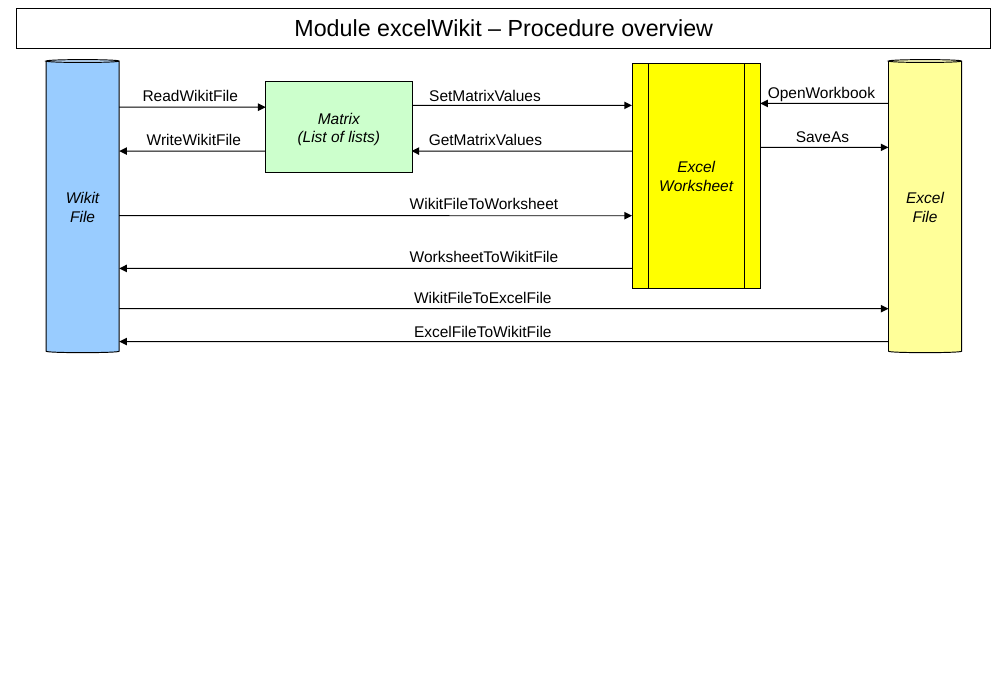
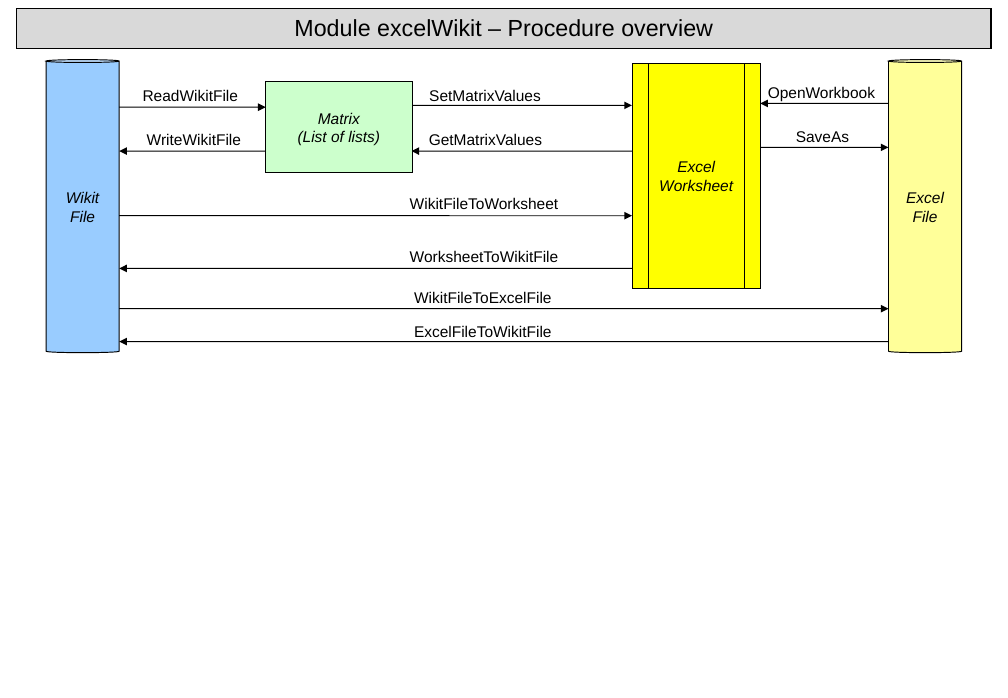
Before and after one commit to digsrc/cawt, a slide deck: slide 8 of Documentation/UserManual/CawtFigures.ppt. Drawn at 1008x698 pixels with LibreOffice and Linux fonts; fonts in the diff are those of the drawing. Boxes give left, top, right and bottom in pixels: in the first picture for what was removed or moved away, otherwise in the second. Text is boxed around its words. In the diff, an @@ line names an element or a change of style, - is before the commit and + after.

```diff
--- a/Documentation/UserManual/CawtFigures.ppt
+++ b/Documentation/UserManual/CawtFigures.ppt
@@ title "Module excelWikit – Procedure overview" at (17,8,990,48): fill none to #D9D9D9; outline #000000 0.74 pt to #000000 0.99 pt @@
```
Also in this commit, not shown: 7 other slides changed, 1 other file.
